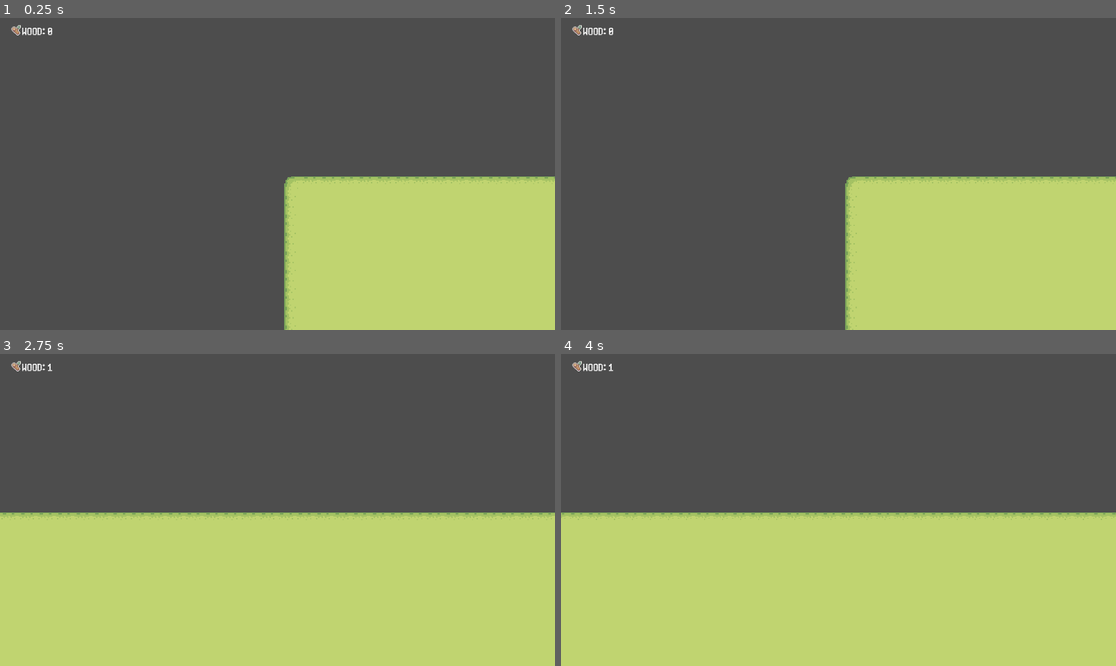
Above: before the commit, frames 1-4 (two rows, left to right).
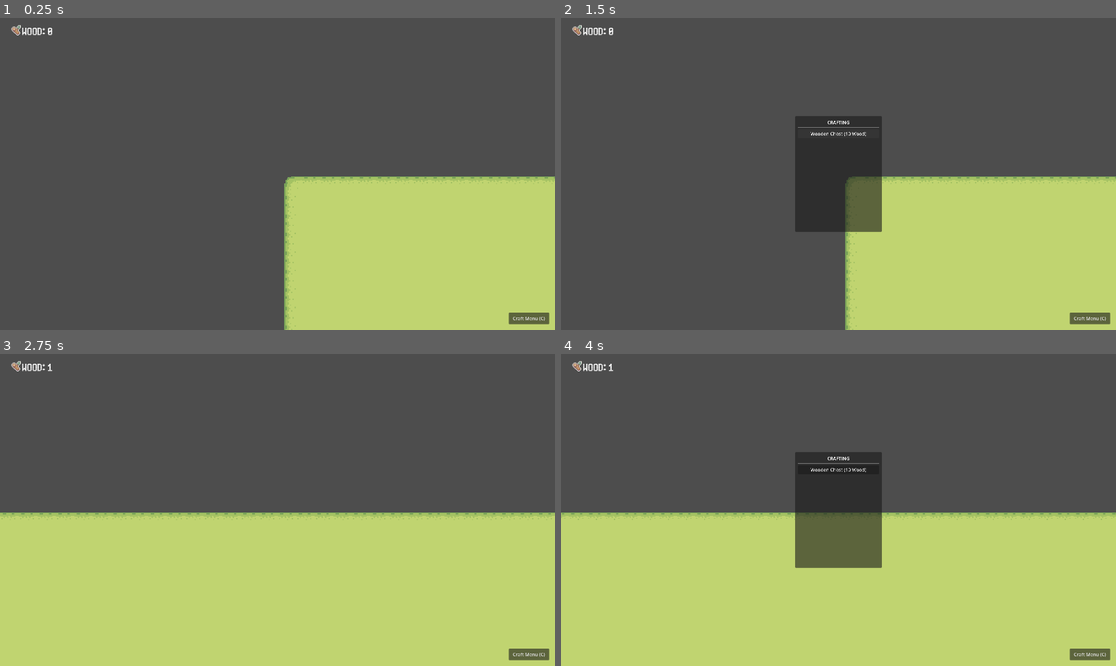
Above: after the commit, the same moments.

Repository: Cibelette/idydlle
Game: Godot game, scene res://Scenes/game.tscn
The game is run twice, just before and just after one commit, with the same random seed, the same clock (stepped at 60 frames per second) and the same inputs. The project has no main scene, so this scene is started directly.
Inputs (mouse positions are in pixels of both pictures, inside the frame that each line leads up to):
- Up to frame 1 (0.25 s): no input
- Up to frame 2 (1.5 s): click (1088, 317) at 0.5 s, where only the run after the commit has a clickable "Craft Menu (C)"; click (838, 133) at 1.25 s, where only the run after the commit has a clickable "Wooden Chest (10 Wood)"
- Up to frame 3 (2.75 s): tap Enter at 2 s; move the mouse to (399, 494) at 2.02 s; hold D (move_right) from 2.03 s (still down); hold C (toggle_crafting, bound only after the commit) from 2.03 s (still down); click (399, 494) at 2.17 s
- Up to frame 4 (4 s): release D (move_right) at 2.75 s; release C (toggle_crafting, bound only after the commit) at 2.75 s; drag from (727, 525) to (810, 572) at 2.77 s; tap Space at 3.5 s; move the mouse to (894, 441) at 3.52 s; hold D (move_right) from 3.53 s (still down); hold C (toggle_crafting, bound only after the commit) from 3.53 s (still down); tap Mouse wheel down (zoom_out) at 3.6 s; click (894, 441) at 3.67 s

The runs differ from the first frame. In frame 1, 0.3% of the frame differs, in the area x 91-99%, y 94-99%; in frame 2, 5.8%; in frame 3, 0.3%; in frame 4, 6.1%, in the area x 42-99%, y 31-99%.

Commit message:
added crafting menu and placement

Diff:
--- /dev/null
+++ b/Scenes/CraftingMenu.tscn
@@ -0,0 +1,69 @@
+[gd_scene load_steps=2 format=3]
+
+[ext_resource type="Script" path="res://Scripts/CraftingMenu.gd" id="1_script"]
+
+[node name="CraftingMenu" type="Control"]
+layout_mode = 3
+anchors_preset = 15
+anchor_right = 1.0
+anchor_bottom = 1.0
+grow_horizontal = 2
+grow_vertical = 2
+mouse_filter = 2
+script = ExtResource("1_script")
+
+[node name="OpenButton" type="Button" parent="."]
+layout_mode = 1
+anchors_preset = 3
+anchor_left = 1.0
+anchor_top = 1.0
+anchor_right = 1.0
+anchor_bottom = 1.0
+offset_left = -160.0
+offset_top = -60.0
+offset_right = -20.0
+offset_bottom = -20.0
+grow_horizontal = 0
+grow_vertical = 0
+text = "Craft Menu (C)"
+
+[node name="CraftingPanel" type="Panel" parent="."]
+layout_mode = 1
+anchors_preset = 8
+anchor_left = 0.5
+anchor_top = 0.5
+anchor_right = 0.5
+anchor_bottom = 0.5
+offset_left = -150.0
+offset_top = -200.0
+offset_right = 150.0
+offset_bottom = 200.0
+grow_horizontal = 2
+grow_vertical = 2
+
+[node name="VBoxContainer" type="VBoxContainer" parent="CraftingPanel"]
+layout_mode = 1
+anchors_preset = 15
+anchor_right = 1.0
+anchor_bottom = 1.0
+offset_left = 10.0
+offset_top = 10.0
+offset_right = -10.0
+offset_bottom = -10.0
+grow_horizontal = 2
+grow_vertical = 2
+
+[node name="Title" type="Label" parent="CraftingPanel/VBoxContainer"]
+layout_mode = 2
+text = "CRAFTING"
+horizontal_alignment = 1
+
+[node name="HSeparator" type="HSeparator" parent="CraftingPanel/VBoxContainer"]
+layout_mode = 2
+
+[node name="CraftChest" type="Button" parent="CraftingPanel/VBoxContainer"]
+layout_mode = 2
+text = "Wooden Chest (10 Wood)"
+
+[connection signal="pressed" from="OpenButton" to="." method="_on_open_button_pressed"]
+[connection signal="pressed" from="CraftingPanel/VBoxContainer/CraftChest" to="." method="_on_craft_chest_pressed"]
--- /dev/null
+++ b/Scenes/Furniture.tscn
@@ -0,0 +1,18 @@
+[gd_scene format=3 uid="uid://ds1l0akvkda6e"]
+
+[ext_resource type="Script" uid="uid://bfnrlhu3qtm5y" path="res://Scripts/Furniture.gd" id="1_script"]
+[ext_resource type="Texture2D" uid="uid://hvw5yhs41ad5" path="res://Assets/Objects/Chest.png" id="2_texture"]
+
+[sub_resource type="RectangleShape2D" id="RectangleShape2D_1"]
+size = Vector2(16, 16)
+
+[node name="Furniture" type="StaticBody2D" unique_id=894116509]
+script = ExtResource("1_script")
+
+[node name="Sprite2D" type="Sprite2D" parent="." unique_id=2130811463]
+texture = ExtResource("2_texture")
+region_enabled = true
+region_rect = Rect2(14.484478, 16.017727, 19.39075, 17.954403)
+
+[node name="CollisionShape2D" type="CollisionShape2D" parent="." unique_id=644429534]
+shape = SubResource("RectangleShape2D_1")
--- a/Scenes/game.tscn
+++ b/Scenes/game.tscn
@@ -1,11 +1,12 @@
 [gd_scene format=4 uid="uid://b16e8pf22rmwk"]
 
 [ext_resource type="Texture2D" uid="uid://df4rpok0h54iw" path="res://Assets/Tilesets/Grass.png" id="1_ebmjs"]
+[ext_resource type="Script" uid="uid://cp4movt136ywo" path="res://Scripts/Game.gd" id="1_game_script"]
 [ext_resource type="PackedScene" uid="uid://b5y1p60sjngof" path="res://Scenes/rts_camera.tscn" id="2_qxrlw"]
-[ext_resource type="Script" uid="uid://bif8gpgl5rfxr" path="res://Scripts/ressources.gd" id="3_wrm1d"]
 [ext_resource type="PackedScene" uid="uid://02fm25c7lmj4" path="res://Scenes/cat.tscn" id="4_3dryh"]
 [ext_resource type="Resource" uid="uid://dkca2tpu0yrm2" path="res://Cat.tres" id="5_wowpa"]
 [ext_resource type="PackedScene" uid="uid://pwqshwpwjb57" path="res://Scenes/wood_count.tscn" id="6_i6g32"]
+[ext_resource type="PackedScene" path="res://Scenes/CraftingMenu.tscn" id="7_craft_menu"]
 
 [sub_resource type="TileSetAtlasSource" id="TileSetAtlasSource_qxrlw"]
 texture = ExtResource("1_ebmjs")
@@ -85,6 +86,7 @@
 sources/0 = SubResource("TileSetAtlasSource_qxrlw")
 
 [node name="Game" type="Node2D" unique_id=76940100]
+script = ExtResource("1_game_script")
 
 [node name="Background" type="TileMapLayer" parent="." unique_id=1227218683]
 position = Vector2(244, 160)
@@ -92,9 +94,6 @@
 tile_set = SubResource("TileSet_wrm1d")
 
 [node name="RTSCamera" parent="." unique_id=429112930 instance=ExtResource("2_qxrlw")]
-
-[node name="Ressources" type="Node" parent="." unique_id=164217805]
-script = ExtResource("3_wrm1d")
 
 [node name="CharacterBody2D" parent="." unique_id=77996297 instance=ExtResource("4_3dryh")]
 position = Vector2(158, 170)
@@ -118,3 +117,7 @@
 
 [node name="wood_count" parent="CanvasLayer/Control/VBoxContainer" unique_id=1290331133 instance=ExtResource("6_i6g32")]
 layout_mode = 2
+
+[node name="CraftingMenu" parent="CanvasLayer" unique_id=1219859033 instance=ExtResource("7_craft_menu")]
+
+[connection signal="item_crafted" from="CanvasLayer/CraftingMenu" to="." method="_on_crafting_menu_item_crafted"]
--- /dev/null
+++ b/Scripts/CraftingMenu.gd
@@ -0,0 +1,33 @@
+extends Control
+
+signal item_crafted(item_node)
+
+@onready var crafting_panel = $CraftingPanel
+@onready var furniture_scene = preload("res://Scenes/Furniture.tscn")
+
+func _ready():
+	# Start with the panel hidden
+	crafting_panel.visible = false
+
+func _input(event):
+	# Toggle with keyboard shortcut 'C'
+	if event.is_action_pressed("toggle_crafting"):
+		toggle_menu()
+
+func toggle_menu():
+	crafting_panel.visible = !crafting_panel.visible
+	if crafting_panel.visible:
+		print("Crafting Menu Opened")
+
+func _on_open_button_pressed():
+	toggle_menu()
+
+func _on_craft_chest_pressed():
+	var cost = 10
+	if Global.spend_resource("Wood", cost):
+		var new_furniture = furniture_scene.instantiate()
+		item_crafted.emit(new_furniture)
+		# Hide menu after crafting to allow placement
+		crafting_panel.visible = false
+	else:
+		print("Not enough Wood to craft Chest!")
--- /dev/null
+++ b/Scripts/Furniture.gd
@@ -0,0 +1,24 @@
+extends StaticBody2D
+
+var is_placed: bool = false
+
+@onready var sprite: Sprite2D = $Sprite2D
+@onready var collision: CollisionShape2D = $CollisionShape2D
+
+func _ready():
+	# Initially, collision is disabled while we are placing it
+	collision.disabled = true
+	# Give it some transparency to show it's a "ghost"
+	modulate.a = 0.5
+
+func _process(_delta):
+	if not is_placed:
+		# Follow the mouse cursor
+		global_position = get_global_mouse_position()
+
+func place():
+	is_placed = true
+	collision.disabled = false
+	modulate.a = 1.0
+	# Set the Z index or layer if necessary to ensure it's behind/in front of things
+	z_index = int(global_position.y)
--- /dev/null
+++ b/Scripts/Game.gd
@@ -0,0 +1,37 @@
+extends Node2D
+
+var current_placing_item = null
+
+@onready var world_node = $Background # Or create a dedicated 'World' node
+
+func _on_crafting_menu_item_crafted(item_node):
+	if current_placing_item != null:
+		# If already placing something, maybe cancel it or just replace?
+		# For now, let's just allow one at a time.
+		current_placing_item.queue_free()
+
+	current_placing_item = item_node
+	add_child(current_placing_item)
+	print("Started placement of ", item_node.name)
+
+func _input(event):
+	if current_placing_item != null:
+		if event is InputEventMouseButton and event.button_index == MOUSE_BUTTON_LEFT and event.pressed:
+			finalize_placement()
+		elif event.is_action_pressed("ui_cancel"): # Press ESC to cancel placement
+			cancel_placement()
+
+func finalize_placement():
+	if current_placing_item.has_method("place"):
+		current_placing_item.place()
+		print("Placed ", current_placing_item.name)
+		current_placing_item = null
+	else:
+		print("Error: Item does not have a 'place' method")
+
+func cancel_placement():
+	if current_placing_item != null:
+		# Optionally refund resources here?
+		current_placing_item.queue_free()
+		current_placing_item = null
+		print("Placement cancelled")
--- a/Scripts/Global.gd
+++ b/Scripts/Global.gd
@@ -1,8 +1,8 @@
 extends Node
 
-signal inventory_updated
+signal ressource_inventory_updated
 # A Dictionary is perfect for keeping track of multiple resource types
-var inventory = {
+var ressource_inventory = {
 	"Wood": 0,
 	"Berry": 0,
 	"Stone": 0
@@ -10,11 +10,25 @@
 
 
 func add_resource(type: String, amount: int):
-	if inventory.has(type):
-		inventory[type] += amount
-		print("Gained ", amount, " ", type, "! Total: ", inventory[type])
+	if ressource_inventory.has(type):
+		ressource_inventory[type] += amount
+		print("Gained ", amount, " ", type, "! Total: ", ressource_inventory[type])
 		# This is where you would tell your HUD to update its text
-		inventory_updated.emit()
+		ressource_inventory_updated.emit()
 
 	else:
 		print("Error: Resource type '", type, "' doesn't exist in inventory!")
+
+func spend_resource(type: String, amount: int) -> bool:
+	if ressource_inventory.has(type):
+		if ressource_inventory[type] >= amount:
+			ressource_inventory[type] -= amount
+			print("Spent ", amount, " ", type, "! Remaining: ", ressource_inventory[type])
+			ressource_inventory_updated.emit()
+			return true
+		else:
+			print("Not enough ", type, "!")
+			return false
+	else:
+		print("Error: Resource type '", type, "' doesn't exist in inventory!")
+		return false
--- a/Scripts/ressources.gd
+++ /dev/null
@@ -1,3 +0,0 @@
-extends Node
-
-var wood_count = 0
--- a/Scripts/wood_counter.gd
+++ b/Scripts/wood_counter.gd
@@ -5,8 +5,8 @@
 	update_display()
 
 	# 2. Tell the Global script: "Whenever you shout 'inventory_updated', run my update_display function"
-	Global.inventory_updated.connect(update_display)
+	Global.ressource_inventory_updated.connect(update_display)
 
 func update_display():
 	# Get the number from the Global brain and show it
-	text = "Wood: " + str(Global.inventory["Wood"])
+	text = "Wood: " + str(Global.ressource_inventory["Wood"])
--- a/project.godot
+++ b/project.godot
@@ -59,6 +59,11 @@
 , Object(InputEventKey,"resource_local_to_scene":false,"resource_name":"","device":-1,"window_id":0,"alt_pressed":false …(186 unchanged characters)…
 ]
 }
+toggle_crafting={
+"deadzone": 0.5,
+"events": [Object(InputEventKey,"resource_local_to_scene":false,"resource_name":"","device":-1,"window_id":0,"alt_pressed":false,"shift_pressed":false,"ctrl_pressed":false,"meta_pressed":false,"pressed":false,"keycode":0,"physical_keycode":67,"key_label":0,"unicode":99,"location":0,"echo":false,"script":null)
+]
+}
 
 [physics]
 
Not shown, added: Scripts/CraftingMenu.gd.uid
Not shown, added: Scripts/Furniture.gd.uid
Not shown, added: Scripts/Game.gd.uid
Not shown, removed: Scripts/ressources.gd.uid
